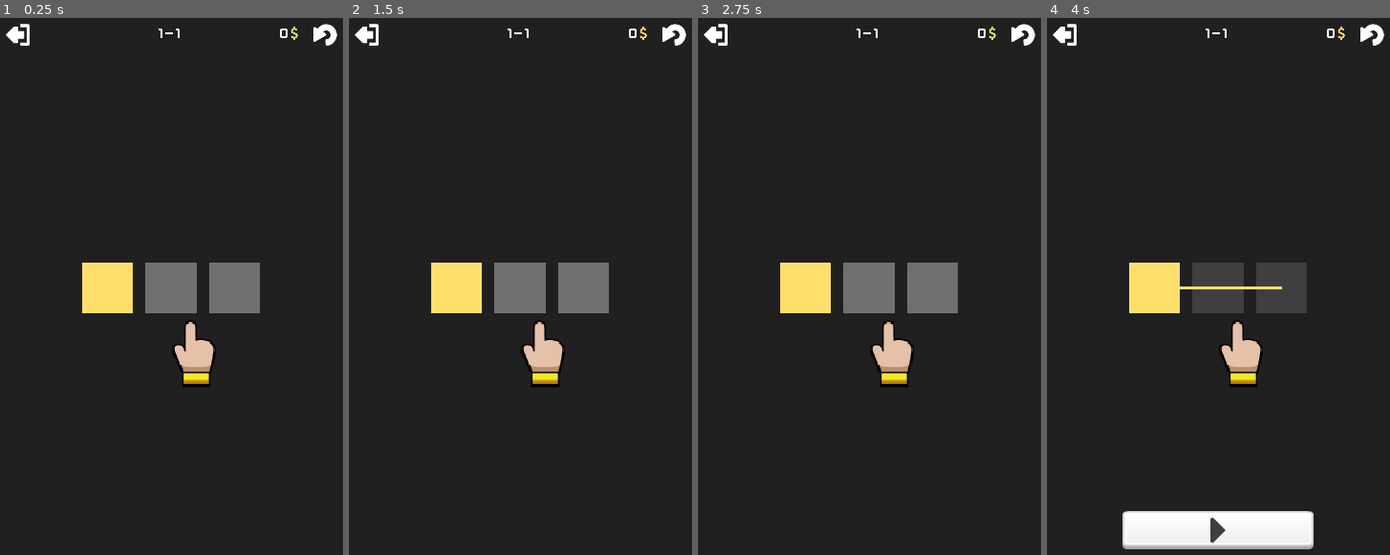
Above: before the commit, frames 1-4 (left to right).
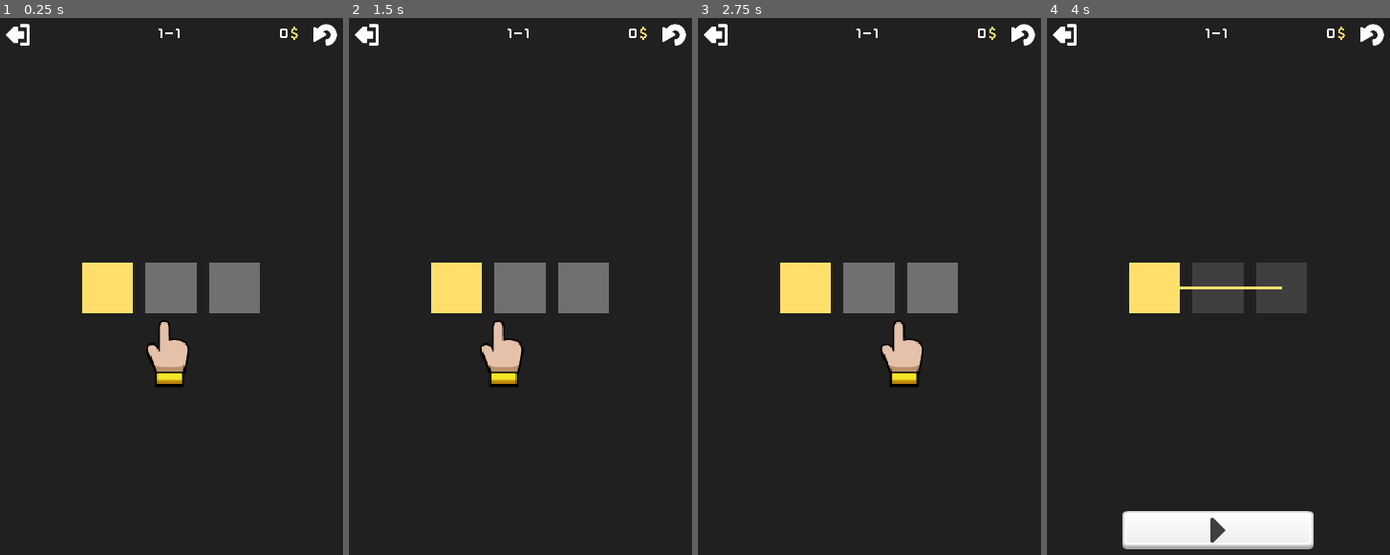
Above: after the commit, the same moments.

Repository: kentmonh/godot_fill_mazes
Game: Godot game, scene res://play_scenes/menu_main.tscn
Two runs of this game, one before a commit and one after it. Both use one fixed random seed, a clock stepped at 60 frames per second and the inputs below.
Inputs (mouse positions are in pixels of both pictures, inside the frame that each line leads up to):
- Up to frame 1 (0.25 s): no input
- Up to frame 2 (1.5 s): click (366, 34) at 0.52 s; click (366, 34) at 1.27 s
- Up to frame 3 (2.75 s): click (715, 34) at 2.02 s
- Up to frame 4 (4 s): drag from (1153, 286) to (1280, 286) at 2.77 s; drag from (1149, 350) to (1218, 286) at 3.52 s

The runs differ from the first frame. In frame 1, 1.6% of the frame differs, in the area x 42-63%, y 56-69%; in frame 2, 1.9%, in the area x 38-63%, y 56-69%; in frame 3, 0.9%; in frame 4, 1.0%.

Commit message:
Tutorial at the first time play

Diff:
--- a/Godot_Core_Game/scenes/block.gd
+++ b/Godot_Core_Game/scenes/block.gd
@@ -18,6 +18,10 @@
 	self.get_owner().update()
 	# InputEventScreenDrag for mobile swipe
 	if event is InputEventScreenTouch || event is InputEventScreenDrag:
+		# Disable tween if in tutorial
+		if self.get_owner().get_node("Hand_Icon") != null:
+			self.get_owner().get_node("Hand_Icon").queue_free()
+
 		if available && !occupied:
 			occupied = true
 			# self.get_node("Sprite").modulate = Global.yellow
--- a/Godot_Core_Game/scenes/hand_icon.gd
+++ b/Godot_Core_Game/scenes/hand_icon.gd
@@ -2,9 +2,8 @@
 
 func _ready():
 	scale = Vector2(0.7, 0.7)
-	position = Vector2(180, 320)
-
-func move(target):
-	var move_tween = get_node("Sprite_Hand/Tween")
-	move_tween.interpolate_property(self, position, target, 3, Tween.TRANS_QUINT, Tween.EASE_OUT)
-	move_tween.start()
+#	position = Vector2(180 - 40 - 10, 320)
+	var tween = get_node("Sprite_Hand/Tween")
+	tween.repeat = true
+	tween.interpolate_property(self, "position", Vector2(180 - 40 - 20, 320), Vector2(180 + 40 - 10, 320), 2, Tween.TRANS_CIRC, Tween.EASE_OUT)
+	tween.start()
Not shown, added: Godot_Core_Game/export_presets.cfg
